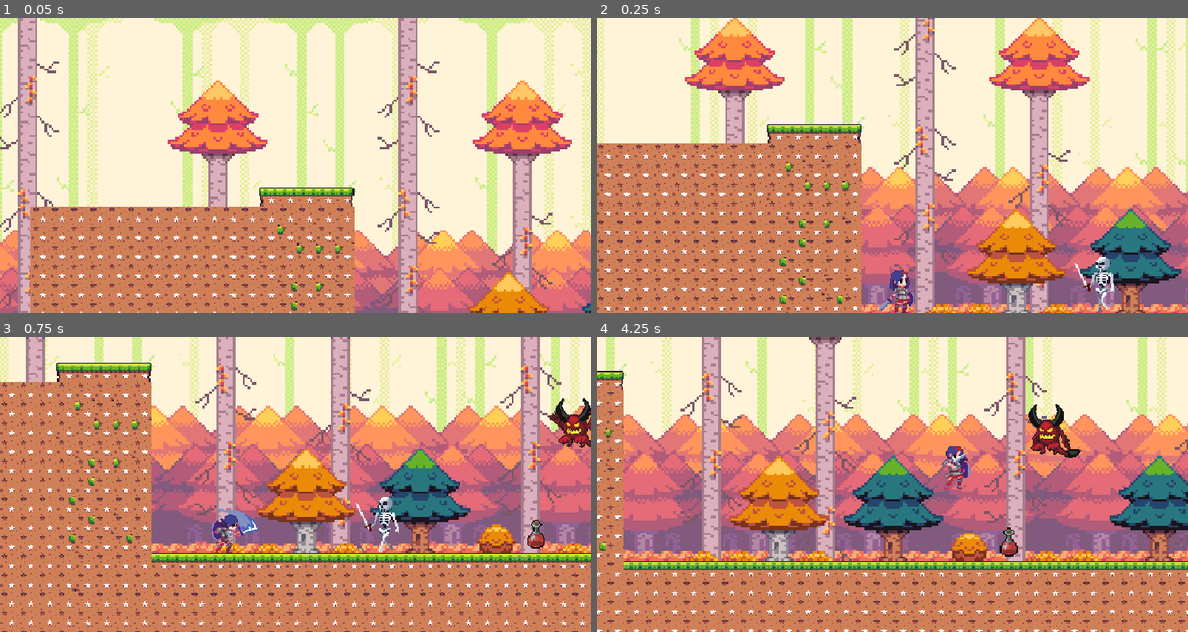
Above: before the commit, frames 1-4 (two rows, left to right).
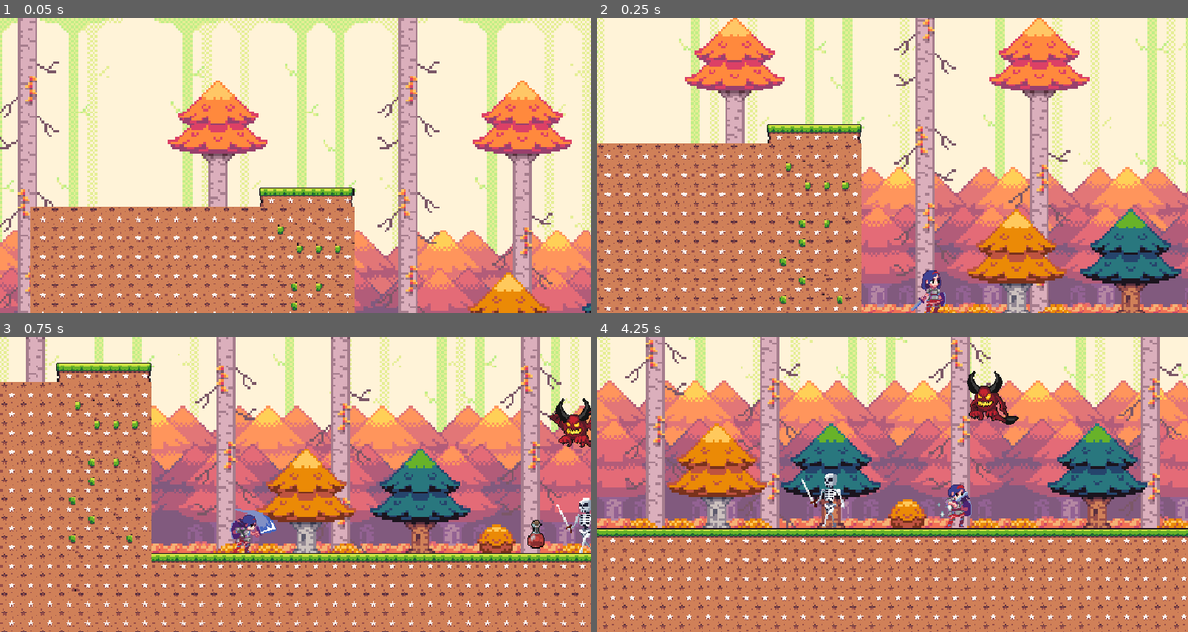
Above: after the commit, the same moments.

Repository: GuiTDS/knights-trial
Game: Godot game, scene res://levels/world.tscn
Same seed, same stepped clock (60 frames per second), same inputs: the game is played once before the commit and once after it.
Inputs:
- Up to frame 1 (0.05 s): no input
- Up to frame 2 (0.25 s): no input
- Up to frame 3 (0.75 s): hold D (move_right) from 0.53 s (still down); tap J (attack) at 0.6 s
- Up to frame 4 (4.25 s): tap W (move_up) at 0.77, 1.52, 3.02, 3.77 s; tap J (attack) every 0.75 s from 1.35 to 3.6 s; release D (move_right) at 2.03 s; hold A (move_left) 2.03-2.78 s; hold D (move_right) from 2.78 s (still down)

Frame 1 is identical in both runs. In frame 2, 1.2% of the frame differs, in the area x 47-88%, y 81-100%; in frame 3, 1.7%; in frame 4, 71%, in the area x 0-100%, y 0-100%.

Commit message:
:wrench: fix: player and enemy collisions & movement

Diff:
--- a/actors/demon.tscn
+++ b/actors/demon.tscn
@@ -48,6 +48,8 @@
 height = 58.0
 
 [node name="demon" type="CharacterBody2D"]
+collision_layer = 4
+collision_mask = 2
 
 [node name="AnimatedSprite2D" type="AnimatedSprite2D" parent="."]
 sprite_frames = SubResource("SpriteFrames_1fpjs")
--- a/actors/player.tscn
+++ b/actors/player.tscn
@@ -276,14 +276,14 @@
 }]
 
 [sub_resource type="RectangleShape2D" id="RectangleShape2D_33vod"]
-size = Vector2(30, 59)
+size = Vector2(32, 59)
 
 [sub_resource type="RectangleShape2D" id="RectangleShape2D_esgq3"]
 size = Vector2(44, 56.5)
 
 [node name="player" type="CharacterBody2D"]
 texture_filter = 1
-collision_mask = 22
+collision_mask = 6
 script = ExtResource("1_30xr1")
 
 [node name="collision" type="CollisionShape2D" parent="."]
@@ -298,35 +298,28 @@
 
 [node name="hitbox" type="Area2D" parent="anim"]
 collision_layer = 16
-collision_mask = 4
+collision_mask = 128
 
 [node name="collision" type="CollisionShape2D" parent="anim/hitbox"]
-position = Vector2(34, 1.5)
+position = Vector2(35, 1.5)
 shape = SubResource("RectangleShape2D_33vod")
 disabled = true
+debug_color = Color(0, 0.6, 1, 0.419608)
 
 [node name="hurtbox" type="Area2D" parent="."]
-collision_layer = 0
-collision_mask = 4
+collision_layer = 32
+collision_mask = 64
 
 [node name="collision" type="CollisionShape2D" parent="hurtbox"]
 position = Vector2(0, -4.75)
 shape = SubResource("RectangleShape2D_esgq3")
-debug_color = Color(0.749841, 0.0874973, 0.221559, 0.42)
+debug_color = Color(1, 0, 0, 0.419608)
 
 [node name="remote" type="RemoteTransform2D" parent="."]
-
-[node name="ray_right" type="RayCast2D" parent="."]
-position = Vector2(12, 0)
-target_position = Vector2(16, 0)
-collision_mask = 4
-
-[node name="ray_left" type="RayCast2D" parent="."]
-position = Vector2(-12, 0)
-target_position = Vector2(-16, 0)
-collision_mask = 4
 
 [connection signal="animation_finished" from="anim" to="." method="_on_anim_animation_finished"]
 [connection signal="frame_changed" from="anim" to="." method="_on_anim_frame_changed"]
+[connection signal="area_entered" from="anim/hitbox" to="." method="_on_hitbox_area_entered"]
 [connection signal="body_entered" from="anim/hitbox" to="." method="_on_hitbox_body_entered"]
+[connection signal="area_entered" from="hurtbox" to="." method="_on_hurtbox_area_entered"]
 [connection signal="body_entered" from="hurtbox" to="." method="_on_hurtbox_body_entered"]
--- a/actors/skeleton.tscn
+++ b/actors/skeleton.tscn
@@ -4,7 +4,9 @@
 [ext_resource type="Script" uid="uid://doslx1l7eqlki" path="res://scripts/skeleton.gd" id="1_pi2rp"]
 [ext_resource type="Texture2D" uid="uid://ce3irmvx8vjij" path="res://assets/Chars/Skeleton_Sword/Skeleton_White/Skeleton_With_VFX/Skeleton_01_White_Die.png" id="2_is6vc"]
 [ext_resource type="Texture2D" uid="uid://dgh22ryc4bnq6" path="res://assets/Chars/Skeleton_Sword/Skeleton_White/Skeleton_With_VFX/Skeleton_01_White_Walk.png" id="3_rxv74"]
-[ext_resource type="PackedScene" uid="uid://2u7to44qrvgw" path="res://world/prefabs/hitbox.tscn" id="4_6rtjr"]
+
+[sub_resource type="RectangleShape2D" id="RectangleShape2D_6rtjr"]
+size = Vector2(21, 28)
 
 [sub_resource type="AtlasTexture" id="AtlasTexture_oxhan"]
 atlas = ExtResource("2_is6vc")
@@ -246,41 +248,53 @@
 "speed": 8.0
 }]
 
-[sub_resource type="CapsuleShape2D" id="CapsuleShape2D_pi2rp"]
-radius = 11.0
-height = 38.0
+[sub_resource type="RectangleShape2D" id="RectangleShape2D_fwwkx"]
+size = Vector2(16, 27)
 
 [sub_resource type="RectangleShape2D" id="RectangleShape2D_is6vc"]
-size = Vector2(11, 11.5)
-
-[node name="skeleton" type="CharacterBody2D" groups=["enemies"]]
+size = Vector2(24, 47.375)
+
+[node name="skeleton" type="CharacterBody2D"]
 collision_layer = 4
-collision_mask = 18
+collision_mask = 2
 script = ExtResource("1_pi2rp")
+
+[node name="animator" type="AnimationPlayer" parent="."]
+
+[node name="collision" type="CollisionShape2D" parent="."]
+position = Vector2(4.5, 18)
+shape = SubResource("RectangleShape2D_6rtjr")
+
+[node name="collision_detector" type="RayCast2D" parent="."]
+target_position = Vector2(-22, 0)
+collision_mask = 6
 
 [node name="anim" type="AnimatedSprite2D" parent="."]
 texture_filter = 1
+position = Vector2(3, 0)
 sprite_frames = SubResource("SpriteFrames_ppkl4")
 animation = &"walk"
 autoplay = "walk"
 flip_h = true
 
-[node name="animator" type="AnimationPlayer" parent="."]
-
-[node name="collision" type="CollisionShape2D" parent="."]
-position = Vector2(1, 14)
-shape = SubResource("CapsuleShape2D_pi2rp")
-
-[node name="collision_detector" type="RayCast2D" parent="."]
-target_position = Vector2(-22, 0)
-collision_mask = 6
-
-[node name="hitbox" parent="." instance=ExtResource("4_6rtjr")]
-
-[node name="CollisionShape2D" type="CollisionShape2D" parent="hitbox"]
-position = Vector2(3.5, -7.25)
+[node name="hitbox" type="Area2D" parent="anim"]
+collision_layer = 64
+collision_mask = 32
+
+[node name="collision" type="CollisionShape2D" parent="anim/hitbox"]
+position = Vector2(-14, 4.5)
+shape = SubResource("RectangleShape2D_fwwkx")
+debug_color = Color(0, 0.431373, 1, 0.419608)
+
+[node name="hurtbox" type="Area2D" parent="."]
+collision_layer = 128
+collision_mask = 16
+
+[node name="collision" type="CollisionShape2D" parent="hurtbox"]
+position = Vector2(3, 8.3125)
 shape = SubResource("RectangleShape2D_is6vc")
-debug_color = Color(0.967431, 0.168873, 0.168685, 0.42)
+debug_color = Color(1, 0, 0, 0.419608)
 
 [connection signal="animation_changed" from="anim" to="." method="_on_anim_animation_changed"]
 [connection signal="animation_finished" from="anim" to="." method="_on_anim_animation_finished"]
+[connection signal="area_entered" from="hurtbox" to="." method="_on_hurtbox_area_entered"]
--- a/levels/world.tscn
+++ b/levels/world.tscn
@@ -288,7 +288,7 @@
 scale = Vector2(0.7, 0.7)
 
 [node name="skeleton" parent="enemies" instance=ExtResource("8_687qm")]
-position = Vector2(275, 163)
+position = Vector2(462, 163)
 
 [node name="skeleton2" parent="enemies" instance=ExtResource("8_687qm")]
 position = Vector2(865, 156)
@@ -304,7 +304,7 @@
 editor_draw_limits = true
 
 [node name="player" parent="." instance=ExtResource("1_vons5")]
-position = Vector2(105, 177)
+position = Vector2(132, 176)
 scale = Vector2(0.6, 0.6)
 
 [node name="bg" parent="." instance=ExtResource("7_mla2a")]
--- a/project.godot
+++ b/project.godot
@@ -21,10 +21,6 @@
 window/size/viewport_height=420
 window/stretch/mode="viewport"
 window/stretch/scale=1.3
-
-[global_group]
-
-enemies=""
 
 [input]
 
@@ -60,8 +56,10 @@
 2d_physics/layer_2="world"
 2d_physics/layer_3="enemies"
 2d_physics/layer_4="items"
-2d_physics/layer_5="hitbox"
-2d_physics/layer_6="hurtbox"
+2d_physics/layer_5="player_hitbox"
+2d_physics/layer_6="player_hurtbox"
+2d_physics/layer_7="enemy_hitbox"
+2d_physics/layer_8="enemy_hurtbox"
 
 [rendering]
 
--- a/scripts/player.gd
+++ b/scripts/player.gd
@@ -1,14 +1,13 @@
 extends CharacterBody2D
 
-const SPEED = 200.0
+const SPEED = 130.0
+const ACCELERATION = 800.0
+const FRICTION = 600.0
 const JUMP_VELOCITY = -350.0
 const X_COLLIDING_FORCE = 200
-const AIR_FRICTION := 0.7
 
 @onready var animation := $anim as AnimatedSprite2D
 @onready var remote_transform := $remote as RemoteTransform2D
-@onready var ray_right := $ray_right as RayCast2D
-@onready var ray_left := $ray_left as RayCast2D
 @onready var attack_area := $anim/hitbox/collision as CollisionShape2D
 
 var is_jumping := false
@@ -20,7 +19,6 @@
 var direction
 
 func _physics_process(delta: float) -> void:
-	velocity.x = 0
 	# Add the gravity.
 	if not is_on_floor():
 		velocity += get_gravity() * delta
@@ -36,11 +34,18 @@
 		is_attacking = true
 
 	direction = Input.get_axis("move_left", "move_right")
+	#	Smoothly adjusts the player's horizontal speed
+	# - target_speed: desired speed based on player input (-SPEED, 0, or SPEED)
+	# - If a key is pressed, accelerate gradually toward target_speed using 'ACCELERATION'
+	# - If no keys are pressed, decelerate gradually toward zero using 'FRICTION'
+	# - Multiply by 'delta' to make acceleration/deceleration consistent regardless of frame rate,
+	#   ensuring smooth movement
+	var target_speed = direction * SPEED
 	if direction:
-		velocity.x = lerp(velocity.x, direction * SPEED, AIR_FRICTION)
+		velocity.x = move_toward(velocity.x, target_speed, ACCELERATION * delta)
 		animation.scale.x = direction # change player direction
 	else:
-		velocity.x = move_toward(velocity.x, 0, SPEED)
+		velocity.x = move_toward(velocity.x, 0, FRICTION * delta)
 
 	if knockback_vector != Vector2.ZERO:
 		velocity = knockback_vector
@@ -50,32 +55,6 @@
 func follow_camera(camera):
 	var camera_path = camera.get_path()
 	remote_transform.remote_path = camera_path
-
-func _on_hurtbox_body_entered(_body: Node2D) -> void:
-	if player_life == 0: # player is dead, show animation
-		is_dead = true
-		await get_tree().create_timer(1).timeout # timer to show complete animation
-		queue_free() # deleting the player from the scene
-	else:
-		if ray_right.is_colliding():
-			take_damage(Vector2(-X_COLLIDING_FORCE, -200))
-		elif ray_left.is_colliding():
-			take_damage(Vector2(X_COLLIDING_FORCE, -200))
-
-func take_damage(knockback_force := Vector2.ZERO, duration := 0.25):
-	player_life -= 1
-
-	if knockback_force != Vector2.ZERO:
-		knockback_vector = knockback_force
-
-		var knockback_tween = get_tree().create_tween()
-		knockback_tween.parallel().tween_property(self, "knockback_vector", Vector2.ZERO, duration)
-		animation.modulate = Color(1, 0, 0, 1) # change the player color to Red
-		knockback_tween.parallel().tween_property(animation, "modulate", Color(1, 1, 1, 1), duration)
-
-	is_hurted = true
-	await get_tree().create_timer(.3).timeout # timer to show animation
-	is_hurted = false
 
 func _set_state():
 	var state = "idle"
@@ -101,11 +80,6 @@
 	if animation.animation == "attack":
 		is_attacking = false
 
-func _on_hitbox_body_entered(body: Node2D) -> void:
-	if body.is_in_group("enemies"):
-		# maybe here we can call body.take_damagr
-		body.queue_free()
-
 func _on_anim_frame_changed() -> void:
 	if is_attacking and animation.animation == "attack":
 		if animation.frame == 1:
@@ -117,3 +91,35 @@
 		if animation.frame == total_frames - 1:
 			is_attacking = false
 			attack_area.disabled = true
+
+#func _on_hitbox_area_entered(area: Area2D) -> void:
+	#if area.is_in_group("enemies_hurtbox"):
+		### maybe here we can call body.take_damagr
+		#area.owner.queue_free()
+
+func _on_hurtbox_area_entered(area: Area2D) -> void:
+	if player_life == 0: # player is dead, show animation
+		is_dead = true
+		await get_tree().create_timer(1).timeout # timer to show complete animation
+		queue_free() # deleting the player from the scene
+	else:
+		var attacker = area.get_parent() # enemy node reference
+		if attacker.global_position.x > global_position.x:
+			take_damage(Vector2(-X_COLLIDING_FORCE, -200))
+		else:
+			take_damage(Vector2(X_COLLIDING_FORCE, -200))
+
+func take_damage(knockback_force := Vector2.ZERO, duration := 0.25):
+	player_life -= 1
+
+	if knockback_force != Vector2.ZERO:
+		knockback_vector = knockback_force
+
+		var knockback_tween = get_tree().create_tween()
+		knockback_tween.parallel().tween_property(self, "knockback_vector", Vector2.ZERO, duration)
+		animation.modulate = Color(1, 0, 0, 1) # change the player color to Red
+		knockback_tween.parallel().tween_property(animation, "modulate", Color(1, 1, 1, 1), duration)
+
+	is_hurted = true
+	await get_tree().create_timer(.3).timeout # timer to show animation
+	is_hurted = false
--- a/scripts/skeleton.gd
+++ b/scripts/skeleton.gd
@@ -1,10 +1,9 @@
 extends CharacterBody2D
 
-const SPEED = 700.0
-const JUMP_VELOCITY = -400.0
+const SPEED = 40.0
 
 @onready var collision_detector := $collision_detector as RayCast2D
-@onready var anim := $anim as AnimatedSprite2D
+@onready var anim: AnimatedSprite2D = $anim
 
 var direction := -1
 var is_dying = false
@@ -23,9 +22,9 @@
 		direction *= -1
 		collision_detector.scale.x *= -1
 
-	anim.flip_h = direction == -1 # flip sprite
+	anim.scale.x = direction  * -1 # we multiply because the sprite is inverted (right to left)
 
-	velocity.x = direction * SPEED * delta
+	velocity.x = direction * SPEED
 
 	move_and_slide()
 
@@ -39,3 +38,7 @@
 		return
 	if anim.animation == "die":
 		is_dying = true
+
+
+func _on_hurtbox_area_entered(_area: Area2D) -> void:
+	anim.play("die")
